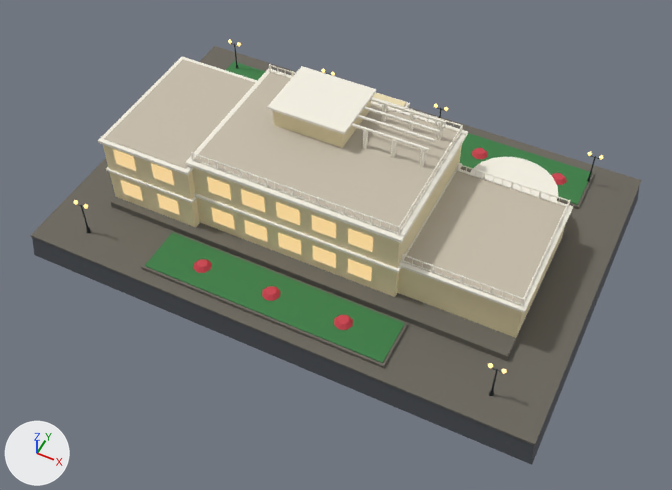
Before and after pictures for a commit that changed the glTF model assets/landmarks/lm_07_dinh_3.glb.
One viewpoint serves both versions: a camera (50 mm lens) standing at (30.0, -61.4, 70.9) and looking at (0.9, -3.3, -1.7). The lights are fixed; the arrows at lower left show +X, +Y and +Z. The older version comes first. Vertices at exactly the same position are counted once.

Script lines for the objects in view, before the commit:
```python
me_dinh3_upper_moondeck_balustrade = bpy.data.meshes.new('Dinh3_Upper_MoonDeck_Balustrade')
me_dinh3_upper_moondeck_balustrade.from_pydata(...)  # 560 vertices, 604 faces; spans x -11.9..9.9, y -8.7..6.7, z 9.4..10.4
me_dinh3_upper_moondeck_balustrade.materials.append(mat_artdeco_coping_ivory)  # white #faf6e8
me_foundation_plinth_trim = bpy.data.meshes.new('Foundation_Plinth_Trim')
me_foundation_plinth_trim.from_pydata(...)  # 8 vertices, 10 faces; spans x -27.1..27.1, y -17.6..18.6, z -0.2..0.0
me_foundation_plinth_trim.materials.append(mat_plinth_ashlar_stone)  # dark grey #6b675e
me_foundation_skirt = bpy.data.meshes.new('Foundation_Skirt')
me_foundation_skirt.from_pydata(...)  # 16 vertices, 20 faces; spans x -27.4..27.4, y -17.7..18.7, z -3.0..0.0
me_foundation_skirt.materials.append(mat_foundation_split_granite)  # dark grey #52565c
ob_dinh3_upper_moondeck_balustrade = bpy.data.objects.new('Dinh3_Upper_MoonDeck_Balustrade', me_dinh3_upper_moondeck_balustrade)
ob_dinh3_upper_moondeck_balustrade.location = (0.0, 0.0, 0.0)
ob_foundation_plinth_trim = bpy.data.objects.new('Foundation_Plinth_Trim', me_foundation_plinth_trim)
ob_foundation_plinth_trim.location = (0.0, 0.0, 0.0)
ob_foundation_skirt = bpy.data.objects.new('Foundation_Skirt', me_foundation_skirt)
ob_foundation_skirt.location = (0.0, 0.0, 0.0)
# also in view: 'Dinh3_Rose_Beds' at (-0.7, 0.3, 0.7); 'Dinh3_Royal_Windows_Glow' at (0.0, 0.4, 6.5); 'Dinh3_ArtDeco_Walls' at (0.0, 2.0, 6.3); 'Dinh3_Horizontal_Coping_Bands' at (0.0, 2.0, 6.4); 'Dinh3_Flat_Terrace_Slabs' at (0.0, -1.4, 7.4)
```
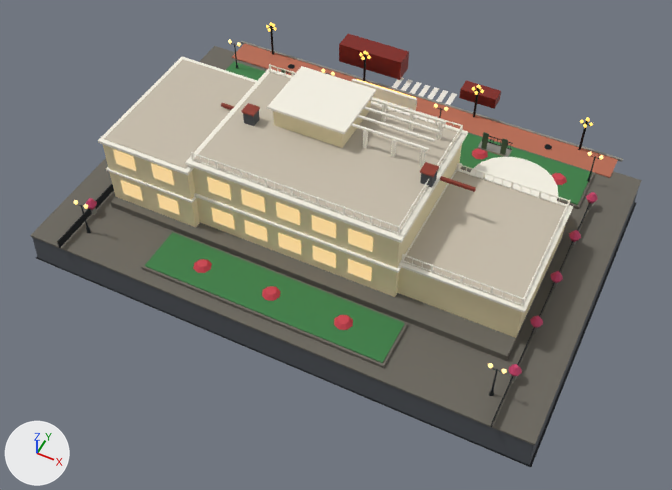
Pixel boxes [x1, y1, x2, y2] of what changed, in the pictures (672 x 490 px):
'Foundation_Skirt', reshaped: before [32, 188, 639, 465]; after [32, 191, 638, 467]
'Phase2_Interlocking_Brick_Sidewalk', added: after [232, 43, 618, 178]
'Phase2_Vintage_Vehicles_Train_SwanBoat', added (red): after [339, 34, 501, 109]
'Phase2_WroughtIron_Balconies_Railings_Manholes', added: after [57, 26, 591, 427]
'Phase2_Granite_Curb_And_Entry_Steps', added (mostly hidden): after [91, 41, 623, 382]
'Phase2_Zebra_Crosswalk_And_Signboard', added: after [352, 77, 457, 110]
'Phase2_Pine_And_Bougainvillea_Fence', added: after [86, 192, 598, 376]
'Phase2_Roof_Ridges_And_Stone_Chimneys', added: after [221, 103, 476, 192]
'Phase2_Foundation_Skirt_Minus3p5m', added: after [243, 111, 437, 188]
'Phase2_5Globe_Streetlamps_And_Facade_Glow', added: after [266, 22, 593, 128]
'Phase2_Timber_Louver_Shutters_And_Bridge', added: after [281, 70, 508, 155]

What changed in the scene script:
```text
Change me_foundation_skirt:
    remove me_foundation_skirt.from_pydata(...)  # 16 vertices, 20 faces; spans x -27.4..27.4, y -17.7..18.7, z -3.0..0.0
    add me_foundation_skirt.from_pydata(...)  # 12 vertices, 20 faces; spans x -27.4..27.4, y -17.7..18.7, z -3.5..0.0
    me_foundation_skirt part 1
    10 vertices are removed from x -27.4..27.4, y -17.7..18.7, z -3.0..-1.5
    18 faces are deleted
    2 vertices move from x -27.2..27.2, y -17.6..18.6, z -1.5 to x -27.2..27.2, y -17.6..18.6, z -3.5
    6 vertices are added at (27.2, -17.6, -3.5), (-27.2, 18.6, -3.5), (-27.4, -17.7, -3.5), (27.4, -17.7, -3.5), (27.4, 18.7, -3.5), (-27.4, 18.7, -3.5)
    18 new faces join them
Add ob_phase2_vintage_vehicles_train_swanboat:
    ob_phase2_vintage_vehicles_train_swanboat = bpy.data.objects.new('Phase2_Vintage_Vehicles_Train_SwanBoat', me_phase2_vintage_vehicles_train_swanboat)  # a box spanning x -11.6..-3.4, y 22.6..25.0, z 0.2..2.7; a box spanning x 4.3..8.7, y 22.6..24.4, z 0.2..1.5; in mat_p2_vintage_vehicle_and_train_body (red #8c2d25)
    ob_phase2_vintage_vehicles_train_swanboat.location = (0.0, 0.0, 0.0)
Add ob_phase2_5globe_streetlamps_and_facade_glow:
    ob_phase2_5globe_streetlamps_and_facade_glow = bpy.data.objects.new('Phase2_5Globe_Streetlamps_And_Facade_Glow', me_phase2_5globe_streetlamps_and_facade_glow)  # 568 vertices, 1032 faces; spans x -20.4..20.4, y 9.9..24.7, z 0.2..9.0; in mat_p2_heritage_signage_and_5globe_glow (yellow #ffe08a, glowing orange #f9c753)
    ob_phase2_5globe_streetlamps_and_facade_glow.location = (0.0, 0.0, 0.0)
Add ob_phase2_pine_and_bougainvillea_fence:
    ob_phase2_pine_and_bougainvillea_fence = bpy.data.objects.new('Phase2_Pine_And_Bougainvillea_Fence', me_phase2_pine_and_bougainvillea_fence)  # 260 vertices, 480 faces; spans x -23.8..23.8, y -12.7..12.7, z 0.8..2.1; in mat_p2_bougainvillea_and_pine_hedge (pink #c83e6b)
    ob_phase2_pine_and_bougainvillea_fence.location = (0.0, 0.0, 0.0)
Add ob_phase2_roof_ridges_and_stone_chimneys:
    ob_phase2_roof_ridges_and_stone_chimneys = bpy.data.objects.new('Phase2_Roof_Ridges_And_Stone_Chimneys', me_phase2_roof_ridges_and_stone_chimneys)  # a box spanning x -13.9..13.9, y -0.2..0.2, z 9.1..9.3; a box spanning x -10.2..-8.9, y -1.9..-0.5, z 10.9..11.1; a box spanning x 8.9..10.2, y -1.9..-0.5, z 10.9..11.1; in mat_p2_marseille_yinyang_roof_ridge (red #8f3828)
    ob_phase2_roof_ridges_and_stone_chimneys.location = (0.0, 0.0, 0.0)
Add ob_phase2_timber_louver_shutters_and_bridge:
    ob_phase2_timber_louver_shutters_and_bridge = bpy.data.objects.new('Phase2_Timber_Louver_Shutters_And_Bridge', me_phase2_timber_louver_shutters_and_bridge)  # 48 vertices, 72 faces; spans x -13.4..13.4, y 11.5..11.6, z 3.9..6.0; in mat_p2_french_louver_shutter_wood (dark green #3d5a45)
    ob_phase2_timber_louver_shutters_and_bridge.location = (0.0, 0.0, 0.0)
Add ob_phase2_wroughtiron_balconies_railings_manholes:
    ob_phase2_wroughtiron_balconies_railings_manholes = bpy.data.objects.new('Phase2_WroughtIron_Balconies_Railings_Manholes', me_phase2_wroughtiron_balconies_railings_manholes)  # 532 vertices, 836 faces; spans x -23.2..23.2, y -17.8..20.8, z 0.0..4.8; in mat_p2_wrought_iron_balcony_lamp (black #22262a)
    ob_phase2_wroughtiron_balconies_railings_manholes.location = (0.0, 0.0, 0.0)
Add ob_phase2_zebra_crosswalk_and_signboard:
    ob_phase2_zebra_crosswalk_and_signboard = bpy.data.objects.new('Phase2_Zebra_Crosswalk_And_Signboard', me_phase2_zebra_crosswalk_and_signboard)  # a box spanning x -3.76..-3.14, y 20.89..23.29, z 0.0..0.06; a box spanning x -2.61..-1.99, y 20.89..23.29, z 0.0..0.06; a box spanning x -1.46..-0.84, y 20.89..23.29, z 0.0..0.06; a box spanning x -0.31..0.31, y 20.89..23.29, z 0.0..0.06; a box spanning x 0.84..1.46, y 20.89..23.29, z 0.0..0.06; a box spanning x 1.99..2.61, y 20.89..23.29, z 0.0..0.06; a box spanning x 3.14..3.76, y 20.89..23.29, z 0.0..0.06; a box spanning x -3.7..3.7, y 9.6..9.88, z 7.82..9.18; in mat_p2_crosswalk_and_signage_ivory (white #f4efe6)
    ob_phase2_zebra_crosswalk_and_signboard.location = (0.0, 0.0, 0.0)
Add ob_phase2_interlocking_brick_sidewalk:
    ob_phase2_interlocking_brick_sidewalk = bpy.data.objects.new('Phase2_Interlocking_Brick_Sidewalk', me_phase2_interlocking_brick_sidewalk)  # a box spanning x -23.9..23.9, y 17.4..20.6, z 0.0..0.2; in mat_p2_interlocking_brick_sidewalk (orange #b86b52)
    ob_phase2_interlocking_brick_sidewalk.location = (0.0, 0.0, 0.0)
Add ob_phase2_granite_curb_and_entry_steps:
    ob_phase2_granite_curb_and_entry_steps = bpy.data.objects.new('Phase2_Granite_Curb_And_Entry_Steps', me_phase2_granite_curb_and_entry_steps)  # 152 vertices, 228 faces; spans x -24.4..24.4, y -12.3..20.8, z 0.0..3.9; in mat_p2_granite_curb_steps (grey #8d8b84)
    ob_phase2_granite_curb_and_entry_steps.location = (0.0, 0.0, 0.0)
Add ob_phase2_foundation_skirt_minus3p5m:
    ob_phase2_foundation_skirt_minus3p5m = bpy.data.objects.new('Phase2_Foundation_Skirt_Minus3p5m', me_phase2_foundation_skirt_minus3p5m)  # 56 vertices, 82 faces; spans x -23.4..23.4, y -16.0..16.0, z -3.5..10.9; in mat_p2_split_granite_skirt_3p5m (dark grey #4d5258)
    ob_phase2_foundation_skirt_minus3p5m.location = (0.0, 0.0, 0.0)
```
